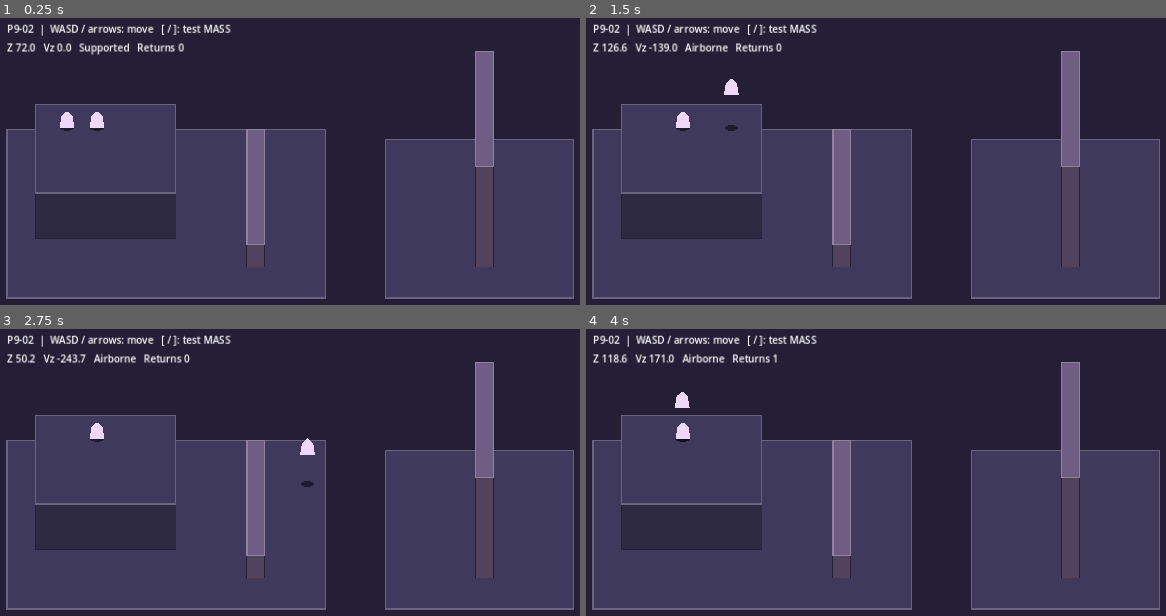
Above: before the commit, frames 1-4 (two rows, left to right).
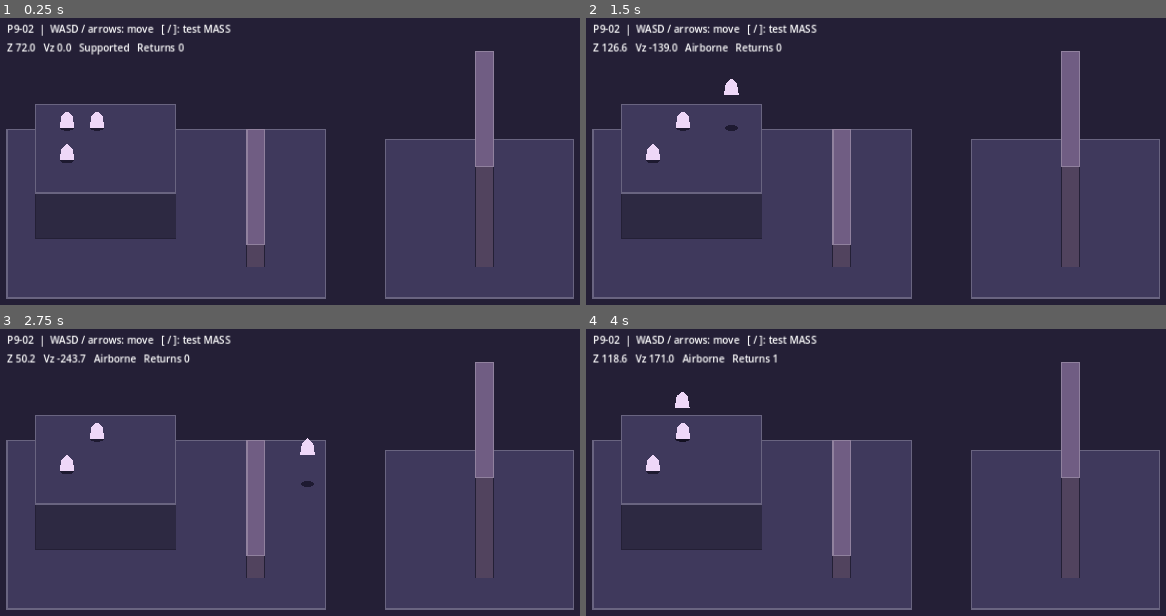
Above: after the commit, the same moments.

Repository: 0ri-space-cat/luna-dev-mode
Game: Godot game, scene res://scenes/skeleton/entity_fixture.tscn
The game is run twice, just before and just after one commit, with the same random seed, the same clock (stepped at 60 frames per second) and the same inputs. This scene is started directly instead of the project's main scene.
Inputs (mouse positions are in pixels of both pictures, inside the frame that each line leads up to):
- Up to frame 1 (0.25 s): no input
- Up to frame 2 (1.5 s): tap Enter at 0.5 s; move the mouse to (1119, 233) at 0.52 s; hold Right (ui_right) 0.53-1.25 s; tap Tab at 0.6 s; click (1119, 233) at 0.67 s; tap Space at 0.77 s; drag from (783, 282) to (outside the picture) at 1.27 s
- Up to frame 3 (2.75 s): move the mouse to (435, 458) at 2.02 s; hold Right (ui_right) from 2.03 s (still down); hold I from 2.03 s (still down)
- Up to frame 4 (4 s): release Right (ui_right) at 2.75 s; release I at 2.75 s; drag from (outside the picture) to (702, 492) at 2.77 s; move the mouse to (outside the picture) at 3.52 s; hold Left (ui_left) from 3.53 s (still down); hold R from 3.53 s (still down); tap Space at 3.77 s

The runs differ from the first frame. In frame 1, 0.1% of the frame differs, in the area x 10-13%, y 43-51%; in frame 2, 0.1%; in frame 3, 0.1%; in frame 4, 0.1%.

Commit message:
M3.37: Reconcile author update and implement life and sleep in P9-02

Diff:
--- a/game/scripts/skeleton/entity_body_2d.gd
+++ b/game/scripts/skeleton/entity_body_2d.gd
@@ -3,6 +3,10 @@
 
 const EntityRecord = preload("res://scripts/core/entity_record.gd")
 const Parameters = preload("res://scripts/skeleton/entity_parameters_2d.gd")
+
+const Brain = preload("res://scripts/runtime2d/behavior_brain_2d.gd")
+var brain := Brain.new()
+var world_registry
 
 var record: EntityRecord
 var location_id := ""
@@ -17,6 +21,13 @@
 
 
 func set_parameter(key: String, value: Variant) -> bool:
+	if key == "alive" and record.category in ["fridge", "prop"] or key == "asleep" and record.category == "yeti":
+		if not value is bool:
+			return false
+		record.parameters[key] = value
+		if not _can_act():
+			_stop_active_motion()
+		return true
 	if key not in Parameters.PHYSICS_FIELDS:
 		return false
 	var checked: Dictionary = record.registry.normalize(record.category, key, value)
@@ -35,3 +46,61 @@
 	record.parameters["mass"] = mass
 	record.parameters["bounciness"] = bounciness
 	return true
+
+func life_snapshot() -> Dictionary:
+	return {"alive": get_parameter("alive"), "asleep": get_parameter("asleep")}
+
+
+func restore_life(state: Variant) -> bool:
+	if not state is Dictionary or state.size() != 2:
+		return false
+	var alive: Variant = state.get("alive")
+	var asleep: Variant = state.get("asleep")
+	if not alive is bool or not asleep is bool:
+		return false
+	if record.category not in ["fridge", "prop"] and alive != get_parameter("alive"):
+		return false
+	if record.category != "yeti" and asleep != get_parameter("asleep"):
+		return false
+	record.parameters["alive"] = alive
+	record.parameters["asleep"] = asleep
+	return true
+
+
+func _can_act() -> bool:
+	return get_parameter("alive") and not get_parameter("asleep")
+
+
+func _stop_active_motion() -> void:
+	direction = Vector2.ZERO
+	thrust_requested = false
+	swim_intent = 0.0
+
+
+func jump() -> void:
+	if _can_act():
+		super.jump()
+
+
+func _physics_process(delta: float) -> void:
+	if not _can_act():
+		_stop_active_motion()
+	elif record.category != "player" and get_parameter("ai_enabled"):
+		direction = _wander_on_support(delta)
+	super._physics_process(delta)
+
+
+func _wander_on_support(delta: float) -> Vector2:
+	if not motion.grounded or is_riding():
+		return Vector2.ZERO
+	var heading := brain.direction_for(self, world_registry, delta)
+	for attempt in range(4):
+		if heading.is_zero_approx():
+			return Vector2.ZERO
+		var ahead := position + heading * 22.0
+		if is_equal_approx(_dry_landing_height(ahead, motion.elevation), motion.elevation) \
+				and _clear_step(ahead, motion.elevation):
+			return heading
+		brain.avoid_obstacle()
+		heading = brain.direction_for(self, world_registry, 0.0)
+	return Vector2.ZERO
--- a/game/scripts/skeleton/entity_fixture.gd
+++ b/game/scripts/skeleton/entity_fixture.gd
@@ -12,6 +12,7 @@
 const LOCATION_ID := "DEV_P9_02"
 const TARGET_ID := "DEV_P9_02_FRIDGE"
 const MAX_ENTITIES := 24
+const YETI_ID := "DEV_P9_02_YETI"
 const PLAYER_DEFINITION := {
 	"id": ENTITY_ID, "category": "player", "label": "Луна", "material": "FABRIC",
 }
@@ -32,7 +33,8 @@
 	commands.configure_world(entities)
 	actor = spawn_entity(PLAYER_DEFINITION, START, UPPER_HEIGHT)
 	var target := spawn_entity(TARGET_DEFINITION, START + Vector2(48.0, 0.0), UPPER_HEIGHT)
-	if actor == null or target == null:
+	var yeti := spawn_entity({"id": YETI_ID, "category": "yeti", "label": "Йетти", "material": "FABRIC"}, START + Vector2(0, 52), UPPER_HEIGHT)
+	if actor == null or target == null or yeti == null:
 		set_physics_process(false)
 		push_error("Could not place the P9-02 fixture actors on the starting platform")
 
@@ -86,7 +88,8 @@
 		return null
 	var body := EntityBody.new()
 	_configure_body(body, identity)
-	body.record = EntityRecord.new(identity, category, label, parameters, {"material": material})
+	body.record = EntityRecord.new(identity, category, label, parameters, {"material": material, "alive": category in ["player", "yeti"], "asleep": category == "yeti"})
+	body.world_registry = entities
 	body.location_id = LOCATION_ID
 	return body
 
@@ -100,8 +103,6 @@
 	var height_gap: float = actor.motion.elevation - target.motion.elevation
 	if Vector3(offset.x, offset.y, height_gap).length_squared() > WandPolicy.REACH_PX * WandPolicy.REACH_PX:
 		return false
-	if key not in Parameters.PHYSICS_FIELDS:
-		return false
 	return commands.execute_set(target, key, value, actor.entity_id, "wand:luna")
 
 
@@ -114,8 +115,9 @@
 		data["label"] = body.record.display_name
 		data["material"] = body.get_parameter("material")
 		data["location_id"] = body.location_id
+		data["life"] = body.life_snapshot()
 		states.append(data)
-	return {"format": SaveStore.FORMAT, "fixture": LOCATION_ID, "entities": states}
+	return {"format": SaveStore.FORMAT, "fixture": LOCATION_ID, "entity_state_version": 1, "entities": states}
 
 
 func apply_snapshot(data: Dictionary) -> bool:
@@ -124,9 +126,12 @@
 		return false
 	if not states is Array or states.is_empty() or states.size() > MAX_ENTITIES:
 		return false
+	var version: Variant = data.get("entity_state_version", 0)
+	if typeof(version) not in [TYPE_INT, TYPE_FLOAT] or float(version) not in [0.0, 1.0]:
+		return false
 	var candidates := {}
 	for state in states:
-		var candidate := _build_saved_entity(state)
+		var candidate := _build_saved_entity(state, float(version) == 1.0)
 		if candidate == null or candidates.has(candidate.entity_id):
 			if candidate != null:
 				candidate.free()
@@ -150,11 +155,13 @@
 	return true
 
 
-func _build_saved_entity(state: Variant) -> EntityBody:
+func _build_saved_entity(state: Variant, has_life: bool) -> EntityBody:
 	if not state is Dictionary or state.get("location_id") != LOCATION_ID or not state.has("dynamics"):
 		return null
+	if state.has("life") != has_life:
+		return null
 	var body := _build_entity(state)
-	if body != null and not _restore_body_state(body, state):
+	if body != null and (not _restore_body_state(body, state) or (has_life and not body.restore_life(state["life"]))):
 		body.free()
 		return null
 	return body
--- a/game/scripts/skeleton/entity_parameters_2d.gd
+++ b/game/scripts/skeleton/entity_parameters_2d.gd
@@ -25,6 +25,7 @@
 		"tab": "PHYSICS", "min": 0.0, "max": 1.0, "step": 0.0, "default": 0.0,
 		"hint": "Меняет отскок от опор и стен.",
 	})
+	register_parameter({"id": "asleep", "label": "ASLEEP", "kind": "bool", "default": false, "hint": "Сон"})
 
 
 static func storage_id(parameter_id: String) -> String:
--- a/game/tests/test_skeleton_entities.gd
+++ b/game/tests/test_skeleton_entities.gd
@@ -21,7 +21,7 @@
 	var target = scene.entities.get_entity(TARGET_ID)
 	assert(target != null and target.entity_id == target.record.id)
 	assert(target.get_parameter("material") == "METAL")
-	assert(scene.entities.count_live() == 2)
+	assert(scene.entities.count_live() == 3)
 
 	# Safe creation claims its ID only after validating the physical placement.
 	assert(scene.spawn_entity(PROP, target.position, 72.0) == null)
@@ -44,7 +44,7 @@
 	for canonical in aliases:
 		assert(scene.Parameters.storage_id(canonical) == aliases[canonical])
 	assert(scene.parameters.get_spec("fridge", "alive")["kind"] == "bool")
-	assert(not scene.request_wand_parameter_edit(TARGET_ID, "IS_ALIVE", true))
+	assert(not scene.request_wand_parameter_edit(TARGET_ID, "MOVE_SPEED", 2.0))
 
 	var fixture_location: String = target.location_id
 	assert(scene.projection.drop_at(scene.actor.position, fixture_location))
--- /dev/null
+++ b/game/tests/test_skeleton_life.gd
@@ -0,0 +1,76 @@
+extends SceneTree
+
+const Fixture = preload("res://scenes/skeleton/entity_fixture.tscn")
+const FRIDGE := "DEV_P9_02_FRIDGE"
+const YETI := "DEV_P9_02_YETI"
+
+func _initialize() -> void:
+	call_deferred("_run")
+
+func _run() -> void:
+	var scene = Fixture.instantiate()
+	scene.keyboard = false
+	root.add_child(scene)
+	await physics_frame
+	var fridge = scene.entities.get_entity(FRIDGE)
+	var yeti = scene.entities.get_entity(YETI)
+	var initial: Dictionary = scene.make_snapshot()
+	var a: Vector2 = fridge.position
+	var b: Vector2 = yeti.position
+	assert(not fridge.get_parameter("alive"))
+	assert(yeti.get_parameter("alive") and yeti.get_parameter("asleep"))
+	yeti.direction = Vector2.RIGHT
+	yeti.jump()
+	await _ticks(10)
+	assert(yeti.position.is_equal_approx(b) and yeti.motion.grounded)
+	assert(yeti.apply_impulse(Vector2.ZERO, 150.0))
+	await _ticks(8)
+	assert(yeti.motion.elevation > 80.0)
+	await _ticks(60)
+	assert(yeti.motion.grounded)
+	assert(not scene.request_wand_parameter_edit(YETI, "IS_ALIVE", false))
+	assert(not scene.request_wand_parameter_edit(FRIDGE, "IS_ALIVE", "true"))
+	assert(scene.request_wand_parameter_edit(FRIDGE, "IS_ALIVE", true))
+	assert(scene.request_wand_parameter_edit(YETI, "ASLEEP", false))
+	await _ticks(12)
+	assert(fridge.position.distance_to(a) > 12.0)
+	assert(yeti.position.distance_to(b) > 12.0)
+	assert(fridge.record.has_role("OBJECT") and fridge.record.has_role("CREATURE"))
+	assert(scene.request_wand_parameter_edit(YETI, "ASLEEP", true))
+	assert(scene.request_wand_parameter_edit(FRIDGE, "IS_ALIVE", false))
+	a = fridge.position
+	b = yeti.position
+	await _ticks(15)
+	assert(fridge.position.is_equal_approx(a) and yeti.position.is_equal_approx(b))
+	assert(not fridge.record.has_role("CREATURE"))
+	assert(scene.commands.undo())
+	var saved: Dictionary = JSON.parse_string(JSON.stringify(scene.make_snapshot()))
+	var bad := saved.duplicate(true)
+	bad["entities"][0].erase("life")
+	assert(not scene.apply_snapshot(bad))
+	assert(scene.entities.get_entity(FRIDGE) == fridge)
+	assert(scene.apply_snapshot(saved))
+	fridge = scene.entities.get_entity(FRIDGE)
+	yeti = scene.entities.get_entity(YETI)
+	assert(fridge.record.id == FRIDGE and fridge.record.category == "fridge")
+	assert(yeti.record.id == YETI and yeti.get_parameter("asleep"))
+	await _ticks(12)
+	assert(fridge.position.distance_to(a) > 12.0 and yeti.position.is_equal_approx(b))
+	await _ticks(200)
+	assert(fridge.motion.grounded and fridge.recoveries == 0)
+	var legacy := initial.duplicate(true)
+	legacy.erase("entity_state_version")
+	legacy["entities"] = legacy["entities"].filter(func(body): return body["id"] != YETI)
+	for body in legacy["entities"]:
+		body.erase("life")
+	assert(scene.apply_snapshot(legacy))
+	assert(not scene.entities.get_entity(FRIDGE).get_parameter("alive"))
+	assert(scene.actor.get_parameter("alive"))
+	print("P9-02: life, sleep, passive physics, identity and compatible saves passed")
+	scene.queue_free()
+	await process_frame
+	quit()
+
+func _ticks(count: int) -> void:
+	for tick in range(count):
+		await physics_frame
Not shown, changed: docs/manual/00_LUNA_PRODUCTION_MANUAL.md
